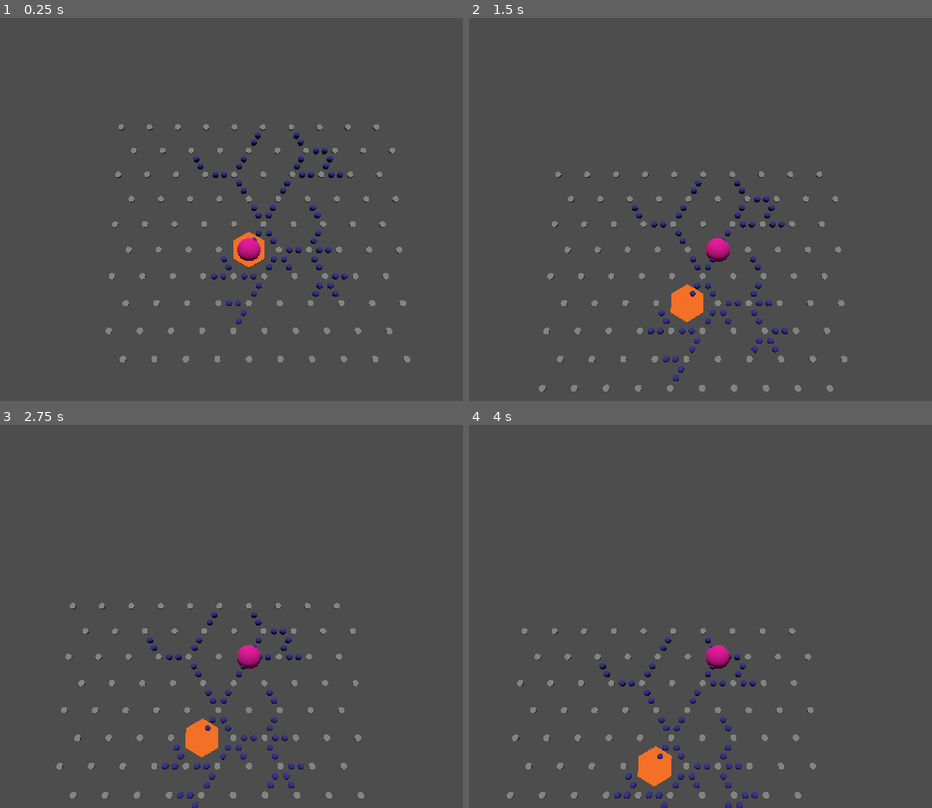
Above: before the commit, frames 1-4 (two rows, left to right).
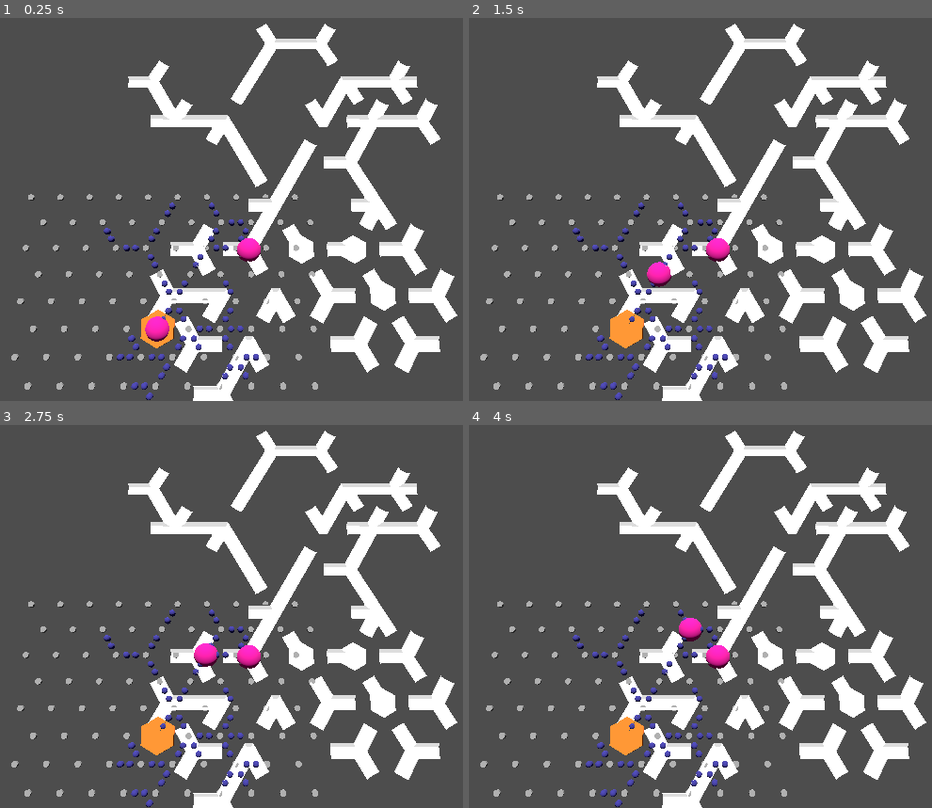
Above: after the commit, the same moments.

Repository: SamppuS/Rabbits_Requiem
Game: Godot game, scene res://tunnels.tscn
The game is run twice, just before and just after one commit, with the same random seed, the same clock (stepped at 60 frames per second) and the same inputs. Before the commit the project starts from res://levels/minimap.tscn.
Inputs:
- Up to frame 1 (0.25 s): no input
- Up to frame 2 (1.5 s): tap Enter at 0.5 s; tap A (a) at 0.6 s; tap E (e) at 0.8, 1.35 s; tap Space at 1.25 s
- Up to frame 3 (2.75 s): tap A (a) at 1.55, 2.1 s; tap Enter at 2 s; tap E (e) at 2.3 s
- Up to frame 4 (4 s): tap Space at 2.75 s; tap D (d) at 2.85 s; tap A (a) at 3.05 s; tap Enter at 3.5 s; tap E (e) at 3.6 s

The runs differ from the first frame. In frame 1, 21% of the frame differs, in the area x 2-99%, y 1-100%; in frame 2, 21%; in frame 3, 21%; in frame 4, 21%.

Commit message:
Changed the main scene. Again...

Diff:
--- a/rabbits_requiem/project.godot
+++ b/rabbits_requiem/project.godot
@@ -11,7 +11,7 @@
 [application]
 
 config/name="Rabbits_Requiem"
-run/main_scene="res://levels/minimap.tscn"
+run/main_scene="res://tunnels.tscn"
 config/features=PackedStringArray("4.3", "Forward Plus")
 config/icon="res://icon.svg"
 
